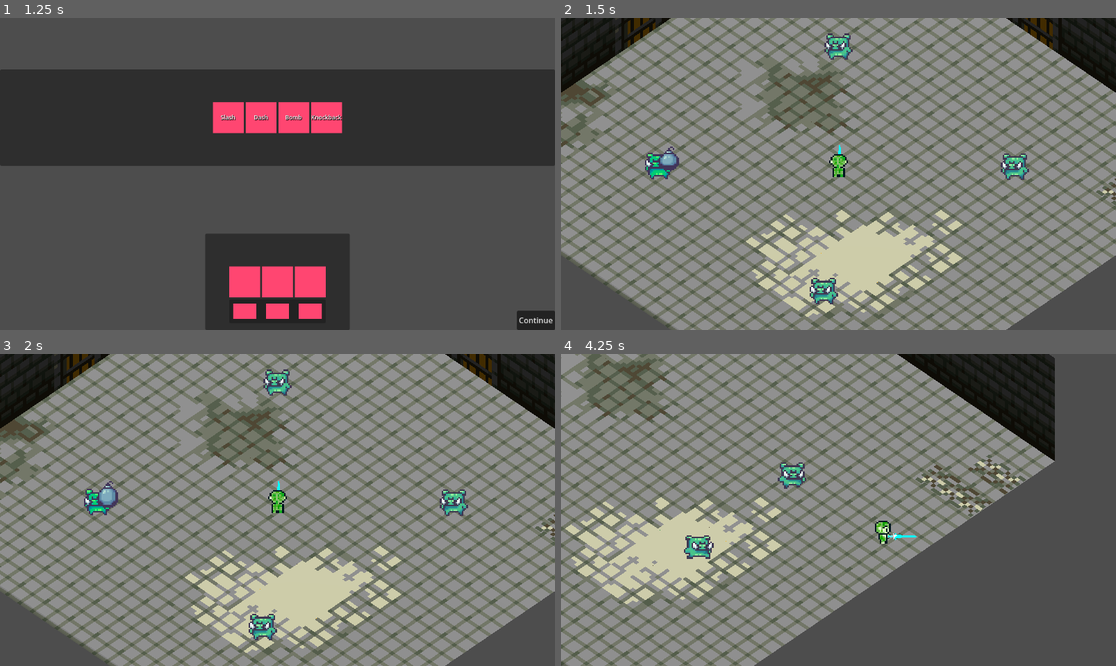
Above: before the commit, frames 1-4 (two rows, left to right).
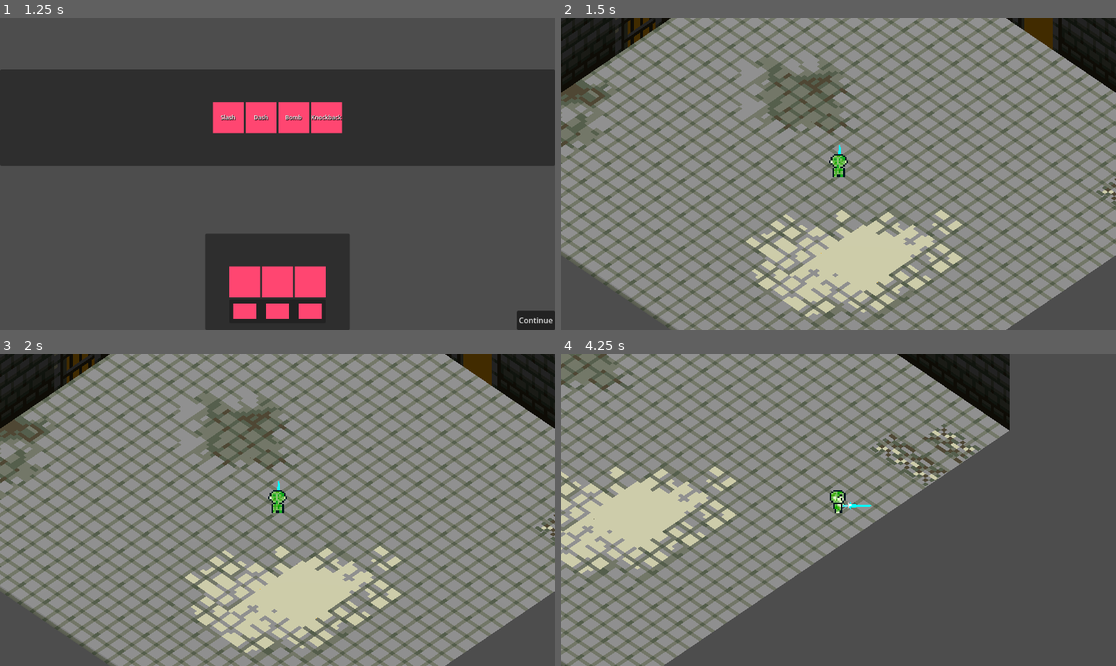
Above: after the commit, the same moments.

Repository: karuBeL/Diplomna
Game: Godot game, scene res://Menu/MainMenu/Menu.tscn
Two runs of this game, one before a commit and one after it. Both use one fixed random seed, a clock stepped at 60 frames per second and the inputs below.
Inputs (mouse positions are in pixels of both pictures, inside the frame that each line leads up to):
- Up to frame 1 (1.25 s): click "Options" at 0.5 s
- Up to frame 2 (1.5 s): click "Continue" at 1.25 s
- Up to frame 3 (2 s): no input
- Up to frame 4 (4.25 s): move the mouse to (960, 494) at 2.02 s; hold D (move_right) 2.03-2.78 s; tap 1 (ability_1) at 2.1 s; move the mouse to (727, 525) at 2.77 s; hold S (move_backwards) 2.78-3.53 s; tap 2 (ability_2) at 2.85 s; move the mouse to (894, 441) at 3.52 s; hold D (move_right) from 3.53 s (still down); tap 3 (ability_3) at 3.6 s

Frame 1 is identical in both runs. In frame 2, 1.6% of the frame differs, in the area x 15-89%, y 0-92%; in frame 3, 1.6%; in frame 4, 45%, in the area x 0-89%, y 0-100%.

Commit message:
Dungeon done

Diff:
--- a/Menu/AbilityMenu/continuebutton.gd
+++ b/Menu/AbilityMenu/continuebutton.gd
@@ -15,4 +15,4 @@
 
 	get_node("/root/Config").set_abilities(abilities)
 
-	get_tree().change_scene_to_file("res://Room/newroom.tscn")
+	get_tree().change_scene_to_file("res://World/level.tscn")
--- /dev/null
+++ b/Room/door.gd
@@ -0,0 +1,30 @@
+extends Node3D
+class_name DoorClass
+
+var closed_door : Node3D
+var open_door : Node3D
+var player_spawn : SpawnClass
+var area : Area3D
+
+func set_door():
+	closed_door = $door as Node3D
+	open_door = $opendoor as Node3D
+	player_spawn = $PlayerSpawn as Marker3D
+	area = $Area3D
+	set_closed()
+
+func set_open():
+	closed_door.visible = false
+	open_door.visible = true
+	area.monitoring = true
+
+func set_closed():
+	closed_door.visible = true
+	open_door.visible = false
+	area.monitoring = false
+
+func set_player_spawn():
+	player_spawn.is_player = true
+
+func spawn_player():
+	player_spawn.spawn_entity()
--- /dev/null
+++ b/Room/floor.gd
@@ -0,0 +1,14 @@
+extends Area3D
+
+var enemy_count
+
+func _ready():
+	body_exited.connect(check_room_status)
+	enemy_count = get_overlapping_bodies().size()
+	if enemy_count == 0:
+		$"../../..".set_clear()
+
+func check_room_status(_body):
+	enemy_count -= 1
+	if enemy_count == 0:
+		$"../../..".set_clear()
--- a/Room/newroom.tscn
+++ /dev/null
@@ -1,164 +0,0 @@
-[gd_scene load_steps=21 format=3 uid="uid://c8w2xp2d1q0l4"]
-
-[ext_resource type="Script" path="res://Room/room.gd" id="1_q0l7e"]
-[ext_resource type="PackedScene" uid="uid://cg22iial4ayrs" path="res://Room/spawnpoint.tscn" id="1_yshp5"]
-[ext_resource type="PackedScene" uid="uid://c0ee2wj18noxc" path="res://assets/Map/nodoors.gltf" id="2_bj77j"]
-[ext_resource type="PackedScene" uid="uid://u5ixnrgnfy8i" path="res://Entities/MeleePig/melee_pig.tscn" id="3_v1r8i"]
-[ext_resource type="PackedScene" uid="uid://cdy4cghohpe0p" path="res://Entities/Player/player.tscn" id="4_df4ix"]
-[ext_resource type="PackedScene" uid="uid://teg45so6mfhk" path="res://Entities/RangedPig/ranged_pig.tscn" id="4_su153"]
-[ext_resource type="PackedScene" uid="uid://dy3322c7r04cu" path="res://assets/Map/door4.gltf" id="7_56qnr"]
-[ext_resource type="PackedScene" uid="uid://oixfjlt1gvc0" path="res://assets/Map/door2.gltf" id="8_hbv4g"]
-[ext_resource type="PackedScene" uid="uid://djyqhsc6ti05h" path="res://assets/Map/door3.gltf" id="9_t4bjr"]
-[ext_resource type="PackedScene" uid="uid://cycwkvmonbp2w" path="res://assets/Map/door1.gltf" id="10_f10wq"]
-[ext_resource type="PackedScene" uid="uid://cxhiw5um4n6up" path="res://assets/Map/opendoor1.gltf" id="11_g0kwi"]
-[ext_resource type="PackedScene" uid="uid://eblwrj6df7rg" path="res://assets/Map/opendoor3.gltf" id="12_v763y"]
-[ext_resource type="PackedScene" uid="uid://ca2id76agv2kq" path="res://assets/Map/opendoor2.gltf" id="13_sk3k2"]
-[ext_resource type="PackedScene" uid="uid://cjuu17gbbfxnw" path="res://assets/Map/opendoor4.gltf" id="14_k832x"]
-
-[sub_resource type="NavigationMesh" id="NavigationMesh_6s2qo"]
-vertices = PackedVector3Array(-17.5, 0.498485, -17.5, -17.5, 0.498485, 17.5, 17.75, 0.498485, 17.5, 17.75, 0.498485, -17.5)
-polygons = [PackedInt32Array(3, 2, 0), PackedInt32Array(0, 2, 1)]
-agent_radius = 0.1
-
-[sub_resource type="BoxShape3D" id="BoxShape3D_uoyld"]
-size = Vector3(0.5, 35.8511, 20)
-
-[sub_resource type="BoxShape3D" id="BoxShape3D_d0ul4"]
-size = Vector3(36, 0.2, 36)
-
-[sub_resource type="BoxShape3D" id="BoxShape3D_6uk0f"]
-size = Vector3(5, 5, 0.5)
-
-[sub_resource type="BoxShape3D" id="BoxShape3D_n0ppt"]
-size = Vector3(0.5, 5, 5)
-
-[sub_resource type="Environment" id="Environment_sbqf2"]
-
-[node name="Room" type="Node3D"]
-script = ExtResource("1_q0l7e")
-
-[node name="NavigationRegion3D" type="NavigationRegion3D" parent="."]
-navigation_mesh = SubResource("NavigationMesh_6s2qo")
-
-[node name="Dungeon" parent="NavigationRegion3D" instance=ExtResource("2_bj77j")]
-
-[node name="Wall1" type="StaticBody3D" parent="NavigationRegion3D/Dungeon"]
-transform = Transform3D(1.91069e-15, 1, -4.37114e-08, 4.37114e-08, -4.37114e-08, -1, -1, 0, -4.37114e-08, 0, 10, 17.7)
-collision_mask = 0
-input_ray_pickable = false
-
-[node name="CollisionShape3D" type="CollisionShape3D" parent="NavigationRegion3D/Dungeon/Wall1"]
-shape = SubResource("BoxShape3D_uoyld")
-
-[node name="Wall2" type="StaticBody3D" parent="NavigationRegion3D/Dungeon"]
-transform = Transform3D(-4.37114e-08, 1, -4.37114e-08, 0, -4.37114e-08, -1, -1, -4.37114e-08, 1.91069e-15, 0, 10, -17.7)
-collision_mask = 0
-input_ray_pickable = false
-
-[node name="CollisionShape3D" type="CollisionShape3D" parent="NavigationRegion3D/Dungeon/Wall2"]
-shape = SubResource("BoxShape3D_uoyld")
-
-[node name="Wall3" type="StaticBody3D" parent="NavigationRegion3D/Dungeon"]
-transform = Transform3D(1, 0, 0, 0, -4.37114e-08, -1, 0, 1, -4.37114e-08, 17.7, 10, 0)
-collision_mask = 0
-input_ray_pickable = false
-
-[node name="CollisionShape3D" type="CollisionShape3D" parent="NavigationRegion3D/Dungeon/Wall3"]
-shape = SubResource("BoxShape3D_uoyld")
-
-[node name="Wall4" type="StaticBody3D" parent="NavigationRegion3D/Dungeon"]
-transform = Transform3D(1, 0, 0, 0, -4.37114e-08, -1, 0, 1, -4.37114e-08, -17.7, 10, 0)
-collision_mask = 0
-input_ray_pickable = false
-
-[node name="CollisionShape3D" type="CollisionShape3D" parent="NavigationRegion3D/Dungeon/Wall4"]
-shape = SubResource("BoxShape3D_uoyld")
-
-[node name="Floor" type="StaticBody3D" parent="NavigationRegion3D/Dungeon"]
-collision_layer = 16
-collision_mask = 0
-
-[node name="CollisionShape3D" type="CollisionShape3D" parent="NavigationRegion3D/Dungeon/Floor"]
-shape = SubResource("BoxShape3D_d0ul4")
-
-[node name="Door1" type="Area3D" parent="NavigationRegion3D/Dungeon"]
-transform = Transform3D(1, 0, 0, 0, 1, 0, 0, 0, 1, 0.27, 2.5, 17.2)
-collision_layer = 0
-collision_mask = 8
-monitorable = false
-
-[node name="CollisionShape3D" type="CollisionShape3D" parent="NavigationRegion3D/Dungeon/Door1"]
-shape = SubResource("BoxShape3D_6uk0f")
-
-[node name="Door2" type="Area3D" parent="NavigationRegion3D/Dungeon"]
-transform = Transform3D(1, 0, 0, 0, 1, 0, 0, 0, 1, 0.27, 2.5, -17.2)
-collision_layer = 0
-collision_mask = 8
-monitorable = false
-
-[node name="CollisionShape3D" type="CollisionShape3D" parent="NavigationRegion3D/Dungeon/Door2"]
-shape = SubResource("BoxShape3D_6uk0f")
-
-[node name="Door3" type="Area3D" parent="NavigationRegion3D/Dungeon"]
-transform = Transform3D(1, 0, 0, 0, 1, 0, 0, 0, 1, 17.5966, 2.5, 0.27)
-collision_layer = 0
-collision_mask = 8
-monitorable = false
-
-[node name="CollisionShape3D" type="CollisionShape3D" parent="NavigationRegion3D/Dungeon/Door3"]
-shape = SubResource("BoxShape3D_n0ppt")
-
-[node name="Door4" type="Area3D" parent="NavigationRegion3D/Dungeon"]
-transform = Transform3D(1, 0, 0, 0, 1, 0, 0, 0, 1, -17.2, 2.5, 0.27)
-collision_layer = 0
-collision_mask = 8
-monitorable = false
-
-[node name="CollisionShape3D" type="CollisionShape3D" parent="NavigationRegion3D/Dungeon/Door4"]
-shape = SubResource("BoxShape3D_n0ppt")
-
-[node name="PlayerSpawn" parent="NavigationRegion3D/Dungeon" instance=ExtResource("1_yshp5")]
-entity = ExtResource("4_df4ix")
-
-[node name="Spawn1" parent="NavigationRegion3D/Dungeon" instance=ExtResource("1_yshp5")]
-transform = Transform3D(1, 0, 0, 0, 1, 0, 0, 0, 1, 7.64998, 0.0129018, 8.97883)
-entity = ExtResource("3_v1r8i")
-
-[node name="Spawn2" parent="NavigationRegion3D/Dungeon" instance=ExtResource("1_yshp5")]
-transform = Transform3D(1, 0, 0, 0, 1, 0, 0, 0, 1, 8, 0, -8)
-entity = ExtResource("3_v1r8i")
-
-[node name="Spawn3" parent="NavigationRegion3D/Dungeon" instance=ExtResource("1_yshp5")]
-transform = Transform3D(1, 0, 0, 0, 1, 0, 0, 0, 1, -8, 0, -8)
-entity = ExtResource("3_v1r8i")
-
-[node name="Spawn4" parent="NavigationRegion3D/Dungeon" instance=ExtResource("1_yshp5")]
-transform = Transform3D(1, 0, 0, 0, 1, 0, 0, 0, 1, -8, 0, 8)
-entity = ExtResource("4_su153")
-
-[node name="WorldEnvironment" type="WorldEnvironment" parent="NavigationRegion3D/Dungeon"]
-environment = SubResource("Environment_sbqf2")
-
-[node name="DirectionalLight3D" type="DirectionalLight3D" parent="NavigationRegion3D/Dungeon/WorldEnvironment"]
-transform = Transform3D(1, 0, 0, 0, -0.772734, 0.63473, 0, -0.63473, -0.772734, 0, 0, 0)
-shadow_enabled = true
-
-[node name="door1" parent="." instance=ExtResource("7_56qnr")]
-
-[node name="door2" parent="." instance=ExtResource("8_hbv4g")]
-
-[node name="door3" parent="." instance=ExtResource("9_t4bjr")]
-
-[node name="door4" parent="." instance=ExtResource("10_f10wq")]
-
-[node name="opendoor1" parent="." instance=ExtResource("11_g0kwi")]
-visible = false
-
-[node name="opendoor2" parent="." instance=ExtResource("12_v763y")]
-visible = false
-
-[node name="opendoor3" parent="." instance=ExtResource("13_sk3k2")]
-visible = false
-
-[node name="opendoor4" parent="." instance=ExtResource("14_k832x")]
-visible = false
--- a/Room/room.gd
+++ b/Room/room.gd
@@ -1,24 +1,91 @@
 extends Node3D
+class_name RoomClass
 
-var spawn_player : Marker3D
-var spawn_camera : Marker3D
-var spawn1 : Marker3D
-var spawn2 : Marker3D
-var spawn3 : Marker3D
-var spawn4 : Marker3D
+var initial_spawn : SpawnClass
+var spawns : Array
+var doors : Array
+var set_spawns : Array
+var exit_door : DoorClass
+var entrance_door : DoorClass
+var pair_room : RoomClass
+var collision : Area3D
+
 
 func _ready():
-	spawn_player = $NavigationRegion3D/Dungeon/PlayerSpawn
-	spawn1 = $NavigationRegion3D/Dungeon/Spawn1
-	spawn2 = $NavigationRegion3D/Dungeon/Spawn2
-	spawn3 = $NavigationRegion3D/Dungeon/Spawn3
-	spawn4 = $NavigationRegion3D/Dungeon/Spawn4
 	enter_room()
 
+func set_room():
+	var spawn1 = $NavigationRegion3D/Dungeon/Spawn1
+	var spawn2 = $NavigationRegion3D/Dungeon/Spawn2
+	var spawn3 = $NavigationRegion3D/Dungeon/Spawn3
+	var spawn4 = $NavigationRegion3D/Dungeon/Spawn4
+	var spawn5 = $NavigationRegion3D/Dungeon/Spawn5
+	var spawn6 = $NavigationRegion3D/Dungeon/Spawn6
+	var spawn7 = $NavigationRegion3D/Dungeon/Spawn7
+	var spawn8 = $NavigationRegion3D/Dungeon/Spawn8
+	var door1 = $NavigationRegion3D/Dungeon/Door1
+	var door2 = $NavigationRegion3D/Dungeon/Door2
+	var door3 = $NavigationRegion3D/Dungeon/Door3
+	var door4 = $NavigationRegion3D/Dungeon/Door4
+	doors = [door1, door2, door3, door4]
+	spawns = [spawn1, spawn2, spawn3, spawn4, spawn5, spawn6, spawn7, spawn8]
+	set_spawns = []
+	door1.set_door()
+	door2.set_door()
+	door3.set_door()
+	door4.set_door()
+
 func enter_room():
-	print("entered room")
-	spawn_player.spawn_entity()
-	spawn1.spawn_entity()
-	spawn2.spawn_entity()
-	spawn3.spawn_entity()
-	spawn4.spawn_entity()
+	if initial_spawn != null:
+		initial_spawn.spawn_entity()
+		return
+
+	entrance_door.player_spawn.spawn_entity()
+	for s in set_spawns:
+		s.spawn_entity()
+
+func set_initial_spawn():
+	initial_spawn = $NavigationRegion3D/Dungeon/PlayerSpawn as SpawnClass
+	initial_spawn.is_player = true
+
+func set_entrance_door(door_number):
+	entrance_door = doors.pop_at(door_number) as DoorClass
+	entrance_door.set_player_spawn()
+
+func set_exit_door(door_number):
+	exit_door = doors[door_number] as DoorClass
+	exit_door.area.body_entered.connect(transition)
+
+func transition(_body):
+	get_parent().switch_room()
+
+func set_clear():
+	exit_door.set_open()
+
+func set_enemy_spawn(enemy_scene):
+	var index = randi_range(0, spawns.size() - 1)
+	var random_spawn = spawns[index]
+
+	set_spawns.append(spawns.pop_at(index))
+	random_spawn.entity = enemy_scene
+
+	return random_spawn
+
+func set_easy():
+	for i in range(2):
+		set_enemy_spawn(load("res://Entities/MeleePig/melee_pig.tscn"))
+	for i in range(1):
+		set_enemy_spawn(load("res://Entities/RangedPig/ranged_pig.tscn"))
+
+
+func set_medium():
+	for i in range(3):
+		set_enemy_spawn(load("res://Entities/MeleePig/melee_pig.tscn"))
+	for i in range(2):
+		set_enemy_spawn(load("res://Entities/RangedPig/ranged_pig.tscn"))
+
+func set_hard():
+	for i in range(5):
+		set_enemy_spawn(load("res://Entities/MeleePig/melee_pig.tscn"))
+	for i in range(3):
+		set_enemy_spawn(load("res://Entities/RangedPig/ranged_pig.tscn"))
--- /dev/null
+++ b/Room/room.tscn
@@ -0,0 +1,200 @@
+[gd_scene load_steps=21 format=3 uid="uid://c8w2xp2d1q0l4"]
+
+[ext_resource type="Script" path="res://Room/room.gd" id="1_q0l7e"]
+[ext_resource type="PackedScene" uid="uid://cg22iial4ayrs" path="res://Room/spawnpoint.tscn" id="1_yshp5"]
+[ext_resource type="PackedScene" uid="uid://c0ee2wj18noxc" path="res://assets/Map/nodoors.gltf" id="2_bj77j"]
+[ext_resource type="Script" path="res://Room/floor.gd" id="3_4qu4k"]
+[ext_resource type="Script" path="res://Room/door.gd" id="3_h52jm"]
+[ext_resource type="PackedScene" uid="uid://cxhiw5um4n6up" path="res://assets/Map/opendoor1.gltf" id="6_34uko"]
+[ext_resource type="PackedScene" uid="uid://dy3322c7r04cu" path="res://assets/Map/door4.gltf" id="7_56qnr"]
+[ext_resource type="PackedScene" uid="uid://oixfjlt1gvc0" path="res://assets/Map/door2.gltf" id="8_hbv4g"]
+[ext_resource type="PackedScene" uid="uid://djyqhsc6ti05h" path="res://assets/Map/door3.gltf" id="9_t4bjr"]
+[ext_resource type="PackedScene" uid="uid://cycwkvmonbp2w" path="res://assets/Map/door1.gltf" id="10_f10wq"]
+[ext_resource type="PackedScene" uid="uid://eblwrj6df7rg" path="res://assets/Map/opendoor3.gltf" id="12_v763y"]
+[ext_resource type="PackedScene" uid="uid://ca2id76agv2kq" path="res://assets/Map/opendoor2.gltf" id="13_sk3k2"]
+[ext_resource type="PackedScene" uid="uid://cjuu17gbbfxnw" path="res://assets/Map/opendoor4.gltf" id="14_k832x"]
+
+[sub_resource type="NavigationMesh" id="NavigationMesh_6s2qo"]
+vertices = PackedVector3Array(-17.5, 0.498485, -17.5, -17.5, 0.498485, 17.5, 17.75, 0.498485, 17.5, 17.75, 0.498485, -17.5)
+polygons = [PackedInt32Array(3, 2, 0), PackedInt32Array(0, 2, 1)]
+agent_radius = 0.1
+
+[sub_resource type="BoxShape3D" id="BoxShape3D_uoyld"]
+size = Vector3(0.5, 34.9, 9)
+
+[sub_resource type="BoxShape3D" id="BoxShape3D_d0ul4"]
+size = Vector3(36, 0.2, 36)
+
+[sub_resource type="BoxShape3D" id="BoxShape3D_hqgdd"]
+size = Vector3(5, 5, 0.5)
+
+[sub_resource type="BoxShape3D" id="BoxShape3D_mmri6"]
+size = Vector3(5, 5, 0.5)
+
+[sub_resource type="BoxShape3D" id="BoxShape3D_n0ppt"]
+size = Vector3(0.5, 5, 5)
+
+[sub_resource type="Environment" id="Environment_sbqf2"]
+
+[node name="Room" type="Node3D"]
+script = ExtResource("1_q0l7e")
+
+[node name="NavigationRegion3D" type="NavigationRegion3D" parent="."]
+navigation_mesh = SubResource("NavigationMesh_6s2qo")
+
+[node name="Dungeon" parent="NavigationRegion3D" instance=ExtResource("2_bj77j")]
+
+[node name="Wall1" type="StaticBody3D" parent="NavigationRegion3D/Dungeon"]
+transform = Transform3D(1.91069e-15, 1, -4.37114e-08, 4.37114e-08, -4.37114e-08, -1, -1, 0, -4.37114e-08, 0, 4.6, 17.7)
+collision_mask = 0
+input_ray_pickable = false
+
+[node name="CollisionShape3D" type="CollisionShape3D" parent="NavigationRegion3D/Dungeon/Wall1"]
+transform = Transform3D(1, 0, 0, 0, 1, -1.57356e-28, 0, 0, 1, 0, 0, 0)
+shape = SubResource("BoxShape3D_uoyld")
+
+[node name="Wall2" type="StaticBody3D" parent="NavigationRegion3D/Dungeon"]
+transform = Transform3D(-4.37114e-08, 1, -4.37114e-08, 0, -4.37114e-08, -1, -1, -4.37114e-08, 1.91069e-15, 0, 4.6, -17.7)
+collision_mask = 0
+input_ray_pickable = false
+
+[node name="CollisionShape3D" type="CollisionShape3D" parent="NavigationRegion3D/Dungeon/Wall2"]
+shape = SubResource("BoxShape3D_uoyld")
+
+[node name="Wall3" type="StaticBody3D" parent="NavigationRegion3D/Dungeon"]
+transform = Transform3D(1, 0, 0, 0, -4.37114e-08, -1, 0, 1, -4.37114e-08, 17.7, 4.6, 0)
+collision_mask = 0
+input_ray_pickable = false
+
+[node name="CollisionShape3D" type="CollisionShape3D" parent="NavigationRegion3D/Dungeon/Wall3"]
+shape = SubResource("BoxShape3D_uoyld")
+
+[node name="Wall4" type="StaticBody3D" parent="NavigationRegion3D/Dungeon"]
+transform = Transform3D(1, 0, 0, 0, -4.37114e-08, -1, 0, 1, -4.37114e-08, -17.7, 4.6, 0)
+collision_mask = 0
+input_ray_pickable = false
+
+[node name="CollisionShape3D" type="CollisionShape3D" parent="NavigationRegion3D/Dungeon/Wall4"]
+shape = SubResource("BoxShape3D_uoyld")
+
+[node name="Floor" type="Area3D" parent="NavigationRegion3D/Dungeon"]
+collision_layer = 16
+collision_mask = 2
+script = ExtResource("3_4qu4k")
+
+[node name="CollisionShape3D" type="CollisionShape3D" parent="NavigationRegion3D/Dungeon/Floor"]
+shape = SubResource("BoxShape3D_d0ul4")
+
+[node name="Door1" type="Node3D" parent="NavigationRegion3D/Dungeon"]
+top_level = true
+script = ExtResource("3_h52jm")
+
+[node name="Area3D" type="Area3D" parent="NavigationRegion3D/Dungeon/Door1"]
+transform = Transform3D(1, 0, 0, 0, 1, 0, 0, 0, 1, 0, 2.5, 17.2)
+collision_layer = 0
+collision_mask = 8
+monitorable = false
+
+[node name="CollisionShape3D" type="CollisionShape3D" parent="NavigationRegion3D/Dungeon/Door1/Area3D"]
+shape = SubResource("BoxShape3D_hqgdd")
+
+[node name="door" parent="NavigationRegion3D/Dungeon/Door1" instance=ExtResource("7_56qnr")]
+
+[node name="opendoor" parent="NavigationRegion3D/Dungeon/Door1" instance=ExtResource("6_34uko")]
+visible = false
+
+[node name="PlayerSpawn" parent="NavigationRegion3D/Dungeon/Door1" instance=ExtResource("1_yshp5")]
+transform = Transform3D(1, 0, 0, 0, 1, 0, 0, 0, 1, 0, 0, 16)
+
+[node name="Door2" type="Node3D" parent="NavigationRegion3D/Dungeon"]
+script = ExtResource("3_h52jm")
+
+[node name="Area3D" type="Area3D" parent="NavigationRegion3D/Dungeon/Door2"]
+transform = Transform3D(1, 0, 0, 0, 1, 0, 0, 0, 1, 0, 2.5, -17.2)
+collision_layer = 0
+collision_mask = 8
+monitorable = false
+
+[node name="CollisionShape3D" type="CollisionShape3D" parent="NavigationRegion3D/Dungeon/Door2/Area3D"]
+shape = SubResource("BoxShape3D_mmri6")
+
+[node name="door" parent="NavigationRegion3D/Dungeon/Door2" instance=ExtResource("8_hbv4g")]
+
+[node name="opendoor" parent="NavigationRegion3D/Dungeon/Door2" instance=ExtResource("12_v763y")]
+visible = false
+
+[node name="PlayerSpawn" parent="NavigationRegion3D/Dungeon/Door2" instance=ExtResource("1_yshp5")]
+transform = Transform3D(1, 0, 0, 0, 1, 0, 0, 0, 1, 0, 0, -16)
+
+[node name="Door3" type="Node3D" parent="NavigationRegion3D/Dungeon"]
+script = ExtResource("3_h52jm")
+
+[node name="Area3D" type="Area3D" parent="NavigationRegion3D/Dungeon/Door3"]
+transform = Transform3D(1, 0, 0, 0, 1, 0, 0, 0, 1, 17.0262, 2.5, 0)
+collision_layer = 0
+collision_mask = 8
+monitorable = false
+
+[node name="CollisionShape3D" type="CollisionShape3D" parent="NavigationRegion3D/Dungeon/Door3/Area3D"]
+shape = SubResource("BoxShape3D_n0ppt")
+
+[node name="door" parent="NavigationRegion3D/Dungeon/Door3" instance=ExtResource("9_t4bjr")]
+
+[node name="opendoor" parent="NavigationRegion3D/Dungeon/Door3" instance=ExtResource("13_sk3k2")]
+visible = false
+
+[node name="PlayerSpawn" parent="NavigationRegion3D/Dungeon/Door3" instance=ExtResource("1_yshp5")]
+transform = Transform3D(1, 0, 0, 0, 1, 0, 0, 0, 1, 16, 0, 0)
+
+[node name="Door4" type="Node3D" parent="NavigationRegion3D/Dungeon"]
+script = ExtResource("3_h52jm")
+
+[node name="Area3D" type="Area3D" parent="NavigationRegion3D/Dungeon/Door4"]
+transform = Transform3D(1, 0, 0, 0, 1, 0, 0, 0, 1, -17.2, 2.5, 0)
+collision_layer = 0
+collision_mask = 8
+monitorable = false
+
+[node name="CollisionShape3D" type="CollisionShape3D" parent="NavigationRegion3D/Dungeon/Door4/Area3D"]
+shape = SubResource("BoxShape3D_n0ppt")
+
+[node name="door" parent="NavigationRegion3D/Dungeon/Door4" instance=ExtResource("10_f10wq")]
+
+[node name="opendoor" parent="NavigationRegion3D/Dungeon/Door4" instance=ExtResource("14_k832x")]
+visible = false
+
+[node name="PlayerSpawn" parent="NavigationRegion3D/Dungeon/Door4" instance=ExtResource("1_yshp5")]
+transform = Transform3D(1, 0, 0, 0, 1, 0, 0, 0, 1, -16, 0, 0)
+
+[node name="PlayerSpawn" parent="NavigationRegion3D/Dungeon" instance=ExtResource("1_yshp5")]
+
+[node name="Spawn1" parent="NavigationRegion3D/Dungeon" instance=ExtResource("1_yshp5")]
+transform = Transform3D(1, 0, 0, 0, 1, 0, 0, 0, 1, 6, 0, 6)
+
+[node name="Spawn2" parent="NavigationRegion3D/Dungeon" instance=ExtResource("1_yshp5")]
+transform = Transform3D(1, 0, 0, 0, 1, 0, 0, 0, 1, 6, 0, -6)
+
+[node name="Spawn3" parent="NavigationRegion3D/Dungeon" instance=ExtResource("1_yshp5")]
+transform = Transform3D(1, 0, 0, 0, 1, 0, 0, 0, 1, -6, 0, -6)
+
+[node name="Spawn4" parent="NavigationRegion3D/Dungeon" instance=ExtResource("1_yshp5")]
+transform = Transform3D(1, 0, 0, 0, 1, 0, 0, 0, 1, -6, 0, 6)
+
+[node name="Spawn5" parent="NavigationRegion3D/Dungeon" instance=ExtResource("1_yshp5")]
+transform = Transform3D(1, 0, 0, 0, 1, 0, 0, 0, 1, -12, 0, 12)
+
+[node name="Spawn6" parent="NavigationRegion3D/Dungeon" instance=ExtResource("1_yshp5")]
+transform = Transform3D(1, 0, 0, 0, 1, 0, 0, 0, 1, -12, 0, -12)
+
+[node name="Spawn7" parent="NavigationRegion3D/Dungeon" instance=ExtResource("1_yshp5")]
+transform = Transform3D(1, 0, 0, 0, 1, 0, 0, 0, 1, 12, 0, -12)
+
+[node name="Spawn8" parent="NavigationRegion3D/Dungeon" instance=ExtResource("1_yshp5")]
+transform = Transform3D(1, 0, 0, 0, 1, 0, 0, 0, 1, 12, 0, 12)
+
+[node name="WorldEnvironment" type="WorldEnvironment" parent="NavigationRegion3D/Dungeon"]
+environment = SubResource("Environment_sbqf2")
+
+[node name="DirectionalLight3D" type="DirectionalLight3D" parent="NavigationRegion3D/Dungeon/WorldEnvironment"]
+transform = Transform3D(1, 0, 0, 0, -0.772734, 0.63473, 0, -0.63473, -0.772734, 0, 0, 0)
+shadow_enabled = true
--- a/Room/spawnpoint.gd
+++ b/Room/spawnpoint.gd
@@ -1,8 +1,20 @@
 extends Marker3D
+class_name SpawnClass
 
 @export var entity : PackedScene
+var is_player : bool = false
+var player
+
+func _ready():
+	player = get_tree().get_first_node_in_group("player")
 
 func spawn_entity():
+	if is_player:
+		player.global_position = global_position
+		return
+	if entity == null:
+		return
 	var spawned_entity : EntityClass = entity.instantiate() as EntityClass
+
 	add_child(spawned_entity)
 	spawned_entity.global_position = global_position
--- /dev/null
+++ b/World/level.gd
@@ -0,0 +1,57 @@
+extends Node3D
+
+var room_nodes : Array = []
+var starting_room : RoomClass
+var room_scene : PackedScene
+var room_index = 0
+
+# Called when the node enters the scene tree for the first time.
+func _ready():
+	randomize()
+	room_scene = load("res://Room/room.tscn")
+	starting_room = room_scene.instantiate() as RoomClass
+	starting_room.set_room()
+	starting_room.set_initial_spawn()
+	room_nodes.append(starting_room)
+	var new_room
+	var entrance_index
+	for i in range(4):
+		new_room = room_scene.instantiate() as RoomClass
+		new_room.set_room()
+		new_room.set_easy()
+		entrance_index = randi_range(0, 3)
+		new_room.set_entrance_door(entrance_index)
+		room_nodes.append(new_room)
+
+	for i in range(4):
+		new_room = room_scene.instantiate() as RoomClass
+		new_room.set_room()
+		new_room.set_medium()
+		entrance_index = randi_range(0, 3)
+		new_room.set_entrance_door(entrance_index)
+		room_nodes.append(new_room)
+
+	new_room = room_scene.instantiate() as RoomClass
+	new_room.set_room()
+	new_room.set_hard()
+	entrance_index = randi_range(0, 3)
+	new_room.set_entrance_door(entrance_index)
+	room_nodes.append(new_room)
+
+	var exit_index
+	var curr_index = 0
+	while(curr_index + 1 != room_nodes.size()):
+		var curr_room = room_nodes[curr_index] as RoomClass
+		var next_room = room_nodes[curr_index + 1] as RoomClass
+		exit_index = randi_range(0, 2)
+		curr_room.set_exit_door(exit_index)
+		curr_room.pair_room = next_room
+		curr_index += 1
+
+	add_child(room_nodes[room_index])
+	room_index += 1
+
+func switch_room():
+	room_nodes[room_index - 1].queue_free()
+	add_child(room_nodes[room_index])
+	room_index += 1
--- /dev/null
+++ b/World/level.tscn
@@ -0,0 +1,9 @@
+[gd_scene load_steps=3 format=3 uid="uid://cvfuic65orvui"]
+
+[ext_resource type="Script" path="res://World/level.gd" id="1_mgqwe"]
+[ext_resource type="PackedScene" uid="uid://cdy4cghohpe0p" path="res://Entities/Player/player.tscn" id="2_ngayc"]
+
+[node name="Level" type="Node3D"]
+script = ExtResource("1_mgqwe")
+
+[node name="Player" parent="." instance=ExtResource("2_ngayc")]
--- a/World/world.tscn
+++ /dev/null
@@ -1,8 +0,0 @@
-[gd_scene load_steps=2 format=3 uid="uid://cvfuic65orvui"]
-
-[ext_resource type="PackedScene" uid="uid://c8w2xp2d1q0l4" path="res://Room/newroom.tscn" id="4_8kgnw"]
-
-[node name="World" type="Node3D"]
-
-[node name="ExampleRoom" parent="." instance=ExtResource("4_8kgnw")]
-script = null
